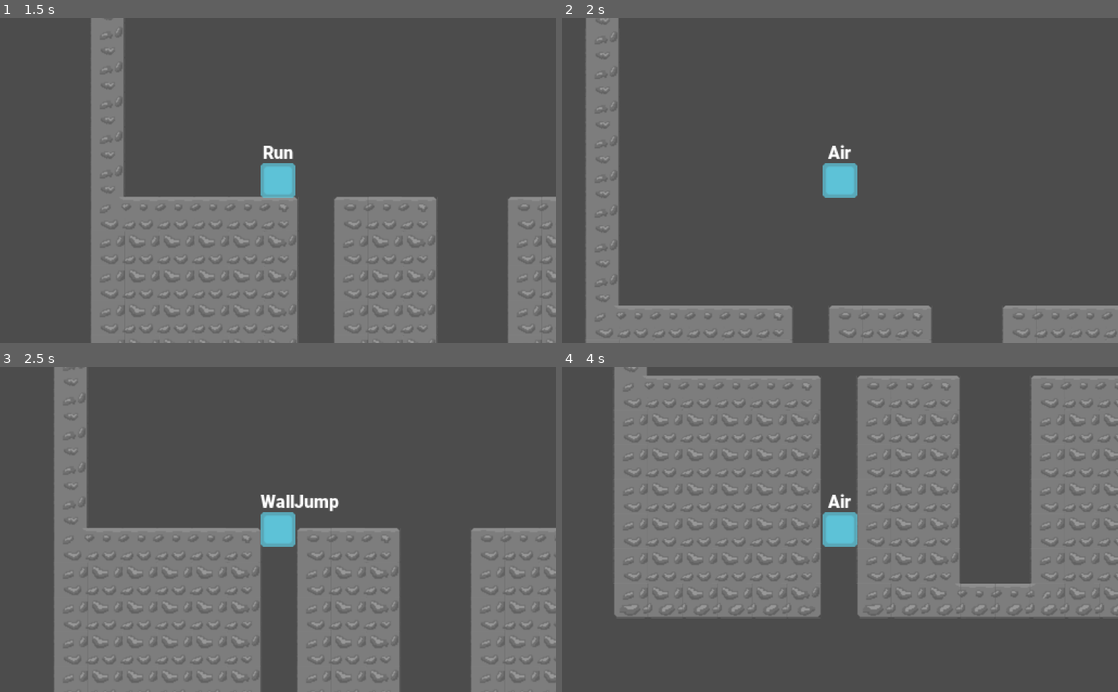
Above: before the commit, frames 1-4 (two rows, left to right).
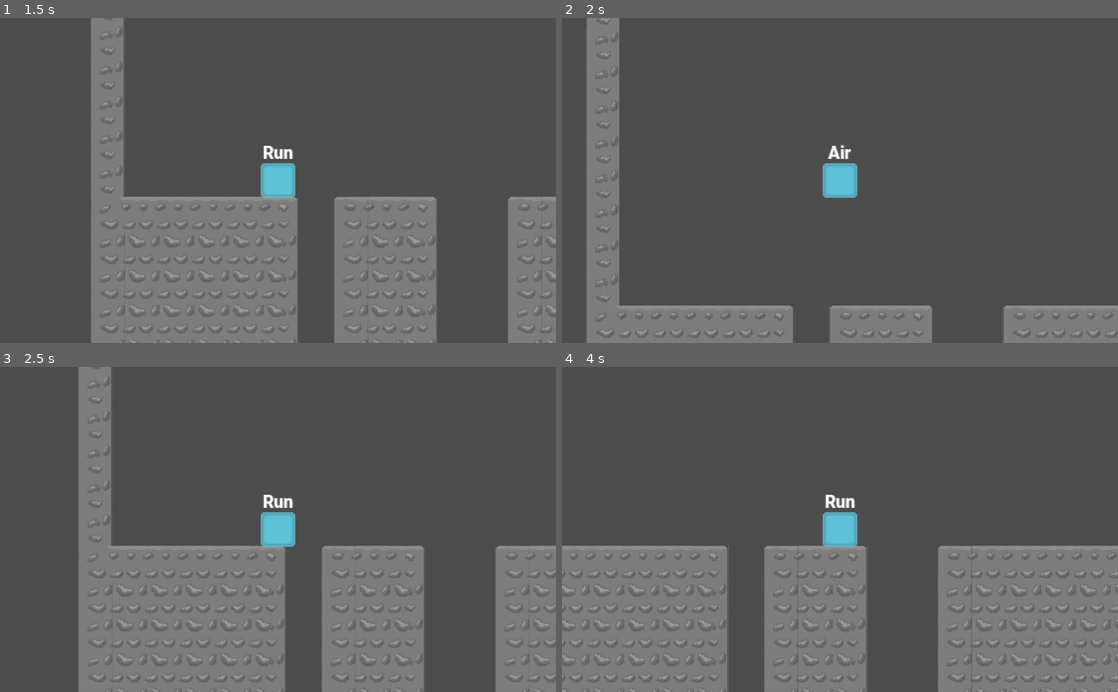
Above: after the commit, the same moments.

Repository: Vikrant0-7/Icecube_Adventure
Game: Godot game, scene res://Test.tscn
The game is run twice, just before and just after one commit, with the same random seed, the same clock (stepped at 60 frames per second) and the same inputs. The project has no main scene, so this scene is started directly. The engine's default icon, where the game draws it, is replaced by a stand-in: a white triangle on a blue panel in a dark square.
Inputs:
- Up to frame 1 (1.5 s): tap Enter at 0.5 s; hold Up (Jump) 0.53-1.28 s; hold Right (Right) from 0.53 s (still down); tap Shift (Sprint) at 1.35 s
- Up to frame 2 (2 s): keep holding Right (Right); tap Up (Jump) at 1.52, 1.55, 1.82 s
- Up to frame 3 (2.5 s): release Right (Right) at 2.03 s; hold Left (Left) from 2.03 s (still down); hold S (duck) from 2.03 s (still down); tap Up (Jump) at 2.3 s
- Up to frame 4 (4 s): release Left (Left) at 2.78 s; release S (duck) at 2.78 s; hold Right (Right) from 2.78 s (still down); tap E (enable_special) at 2.85 s; tap Up (Jump) at 3.02, 3.05, 3.32 s; hold Up (Jump) from 3.53 s (still down)

Frame 1 is identical in both runs. In frame 2, 0.3% of the frame differs, in the area x 4-96%, y 0-100%; in frame 3, 19%; in frame 4, 64%, in the area x 0-100%, y 0-100%.

Commit message:
added basic power ups (power up graphics is to be added yet)

Diff:
--- a/Prefabs/Player.tscn
+++ b/Prefabs/Player.tscn
@@ -38,8 +38,8 @@
 Air/drag = 0.42
 Air/max_jumps = 0
 Air/can_jet = false
-Air/can_double_jump = true
-Air/can_wall_jump = true
+Air/can_double_jump = false
+Air/can_wall_jump = false
 Jet/time_to_react = 1.0
 Jet/propultion_duration = 10.0
 Jet/speed = Vector2( 4, 4 )
--- /dev/null
+++ b/Prefabs/Player/PowerUp.tscn
@@ -0,0 +1,18 @@
+[gd_scene load_steps=3 format=2]
+
+[ext_resource path="res://Scripts/Player/PowerUp.gd" type="Script" id=1]
+
+[sub_resource type="CircleShape2D" id=1]
+radius = 16.0
+
+[node name="PowerUp" type="Area2D"]
+script = ExtResource( 1 )
+power_up_type = 2
+effect = 1
+
+[node name="CollisionShape2D" type="CollisionShape2D" parent="."]
+shape = SubResource( 1 )
+
+[node name="Sprite" type="Sprite" parent="."]
+
+[connection signal="body_entered" from="." to="." method="_on_PowerUp_body_entered"]
--- a/Scripts/Player/Player.gd
+++ b/Scripts/Player/Player.gd
@@ -7,6 +7,15 @@
 
 var velocity : Vector2
 
+enum POWER_UP_TYPE{
+	STAMINA,
+	MID_AIR_JUMP,
+	WALL_JUMP,
+	JET_FUEL,
+	JET_POWER,
+	SPRINT_FATIGUE,
+	MID_AIR_POWER_REDUCTION
+}
 
 #to get input from users
 func get_input() -> void:
@@ -30,9 +39,23 @@
 func lit() -> void:
 	print("yeh")
 
-
-
-
+func apply_power_up(type : int,parameter : float) -> void:
+	if type == POWER_UP_TYPE.STAMINA:
+		$State_Machine/Run.stamina += parameter
+	if type == POWER_UP_TYPE.JET_FUEL:
+		$State_Machine/Air.can_jet = true
+		$State_Machine/Jet.propultion_duration += parameter
+	if type == POWER_UP_TYPE.MID_AIR_JUMP:
+		$State_Machine/Air.can_double_jump = true
+		$State_Machine/Air.max_jumps += int(parameter)
+	if type == POWER_UP_TYPE.WALL_JUMP:
+		$State_Machine/Air.can_wall_jump = true
+	if type == POWER_UP_TYPE.SPRINT_FATIGUE:
+		$State_Machine/Run.sprint_tiredness += parameter
+	if type == POWER_UP_TYPE.JET_POWER:
+		$State_Machine/Jet.speed += Vector2(parameter,parameter)
+	if type == POWER_UP_TYPE.MID_AIR_POWER_REDUCTION:
+		$State_Machine/Air.jump_power_reduction += parameter
 
 
 ######################################
@@ -69,6 +92,9 @@
 var WALL_JUMP_FORCE : float
 var no_control_state : float
 var  WALL_GRAVITY : float
+
+
+
 
 func _get(property: String):
 
--- /dev/null
+++ b/Scripts/Player/PowerUp.gd
@@ -0,0 +1,31 @@
+extends Area2D
+
+enum EFFECT{
+	ADD = 1,
+	SUB = -1
+}
+
+enum POWER_UP_TYPE{
+	STAMINA,
+	MID_AIR_JUMP,
+	WALL_JUMP,
+	JET_FUEL,
+	JET_POWER,
+	SPRINT_FATIGUE,
+	MID_AIR_POWER_REDUCTION
+}
+
+export (POWER_UP_TYPE) var power_up_type
+
+export (EFFECT) var effect
+
+export (float) var parameter
+
+func _process(delta: float) -> void:
+	print(effect)
+
+
+func _on_PowerUp_body_entered(body: Player) -> void:
+	if body is Player:
+		body.apply_power_up(power_up_type, parameter * effect)
+		queue_free()
--- a/Scripts/Player/State/Air.gd
+++ b/Scripts/Player/State/Air.gd
@@ -18,10 +18,10 @@
 var can_wall_jump : bool = false
 
 
-#
+
 var can_jump : bool = true
 var jumps : int = 0
-
+var jump_power_reduction := 0.5
 
 onready var Jet := get_parent().get_node("Jet")
 
@@ -67,7 +67,7 @@
 	if msg.has("_speed"):
 		air_speed = msg.get("_speed")
 	if msg.has("_accel"):
-		air_accel = msg.get("_accel") * 0.5
+		air_accel = msg.get("_accel")
 
 
 #virtual method called when physhics is update updated
@@ -76,7 +76,7 @@
 	#double jump
 	if Input.is_action_just_pressed("Jump") and jumps < max_jumps and not player.is_on_floor() and can_double_jump:
 		jumps += 1
-		player.velocity.y = jump_velocity / (jumps * 0.75)
+		player.velocity.y = jump_velocity / (jumps * jump_power_reduction)
 
 	player.velocity.y += get_gravity() * delta  #applying gravity
 
--- a/Test.tscn
+++ b/Test.tscn
@@ -1,8 +1,9 @@
-[gd_scene load_steps=4 format=2]
+[gd_scene load_steps=5 format=2]
 
 [ext_resource path="res://Sprites/Rocky/Rocky_Tileset.tres" type="TileSet" id=1]
 [ext_resource path="res://Prefabs/Player.tscn" type="PackedScene" id=2]
 [ext_resource path="res://Prefabs/Enemies/Enemy_Basic.tscn" type="PackedScene" id=3]
+[ext_resource path="res://Prefabs/Player/PowerUp.tscn" type="PackedScene" id=4]
 
 [node name="Node2D" type="Node2D"]
 position = Vector2( 0, -1 )
@@ -15,13 +16,14 @@
 format = 1
 tile_data = PoolIntArray( 327644, 0, 458752, 393180, 0, 327682, 458716, 0, 327682, 524252, 0, 327682, 589788, 0, 327682 …(3545 unchanged characters)…
 
+[node name="PowerUp" parent="." instance=ExtResource( 4 )]
+position = Vector2( -728, 385 )
+
 [node name="Player" parent="." instance=ExtResource( 2 )]
 position = Vector2( -1000, 400 )
 Air/time_to_peak = 0.35
 Air/time_to_descent = 0.45
-Air/drag = 0.02
-Air/max_jumps = 1
-Air/can_jet = true
+Air/drag = 0.05
 
 [node name="Enemy_Basic" parent="." instance=ExtResource( 3 )]
 position = Vector2( -360, 273 )
